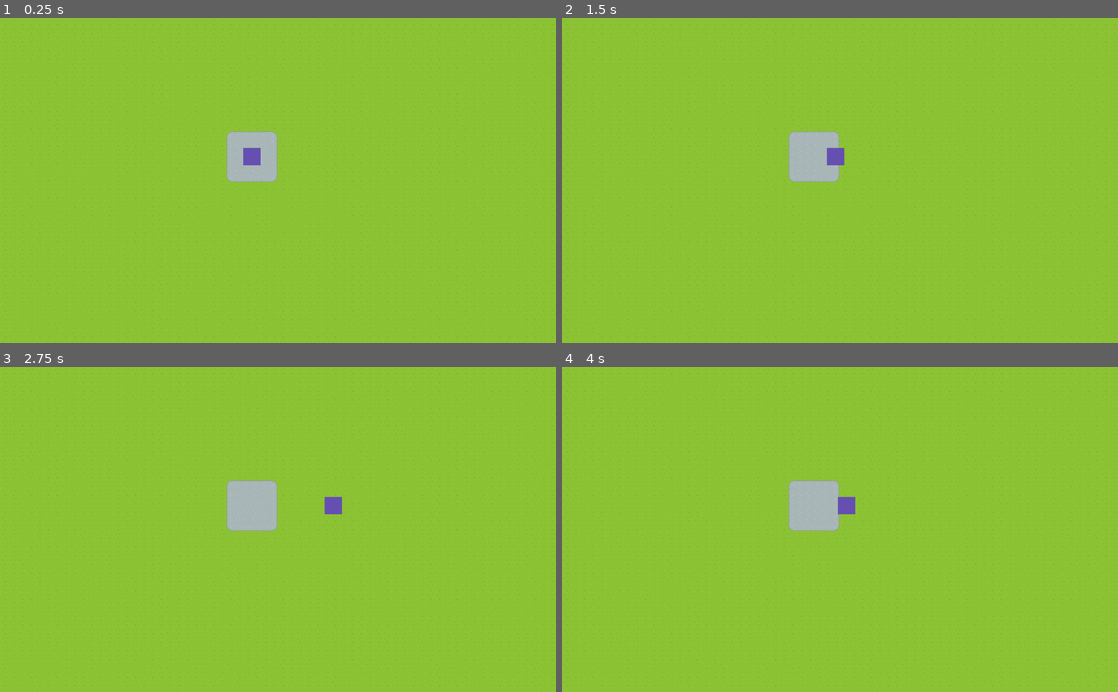
Above: before the commit, frames 1-4 (two rows, left to right).
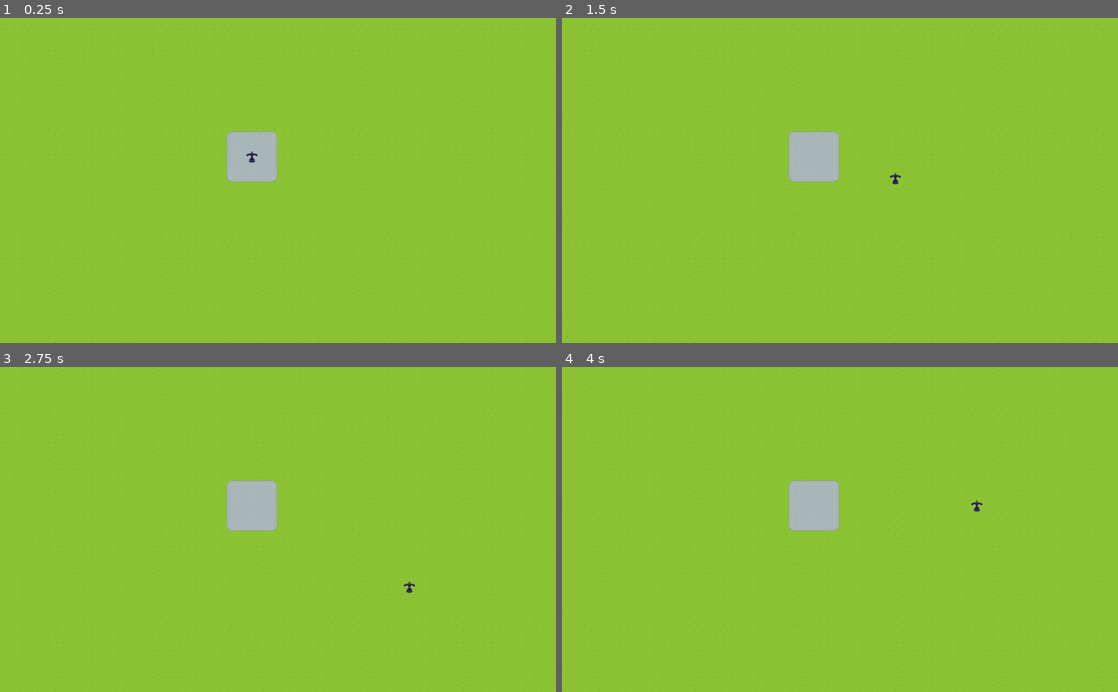
Above: after the commit, the same moments.

Repository: acleverpun/waves
Game: Godot game, scene res://src/states/main.tscn
Same seed, same stepped clock (60 frames per second), same inputs: the game is played once before the commit and once after it.
Inputs:
- Up to frame 1 (0.25 s): no input
- Up to frame 2 (1.5 s): tap Enter at 0.5 s; hold U (move.right, bound only after the commit) 0.53-1.28 s; tap Space at 1.25 s; hold E (move.down, bound only after the commit) from 1.28 s (still down)
- Up to frame 3 (2.75 s): release E (move.down, bound only after the commit) at 2.03 s; hold U (move.right, bound only after the commit) from 2.03 s (still down)
- Up to frame 4 (4 s): release U (move.right, bound only after the commit) at 2.78 s; hold . (move.up, bound only after the commit) 2.78-3.53 s; tap Enter at 3.5 s; hold A (move.left, bound only before the commit) from 3.53 s (still down)

The runs differ from the first frame. In frame 1, 0.2% of the frame differs, in the area x 43-47%, y 39-46%; in frame 2, 0.2%, in the area x 47-61%, y 39-52%; in frame 3, 0.2%; in frame 4, 0.2%.

Commit message:
Displayed model instead of polygon.
Signed-off-by: Ross Hadden <rosshadden@gmail.com>

Diff:
--- a/project.godot
+++ b/project.godot
@@ -42,22 +42,22 @@
 }
 move.up={
 "deadzone": 0.5,
-"events": [ Object(InputEventKey,"resource_local_to_scene":false,"resource_name":"","device":0,"alt":false,"shift":false,"control":false,"meta":false,"command":false,"pressed":false,"scancode":44,"unicode":0,"echo":false,"script":null)
+"events": [ Object(InputEventKey,"resource_local_to_scene":false,"resource_name":"","device":0,"alt":false,"shift":false,"control":false,"meta":false,"command":false,"pressed":false,"scancode":46,"unicode":0,"echo":false,"script":null)
  ]
 }
 move.down={
 "deadzone": 0.5,
-"events": [ Object(InputEventKey,"resource_local_to_scene":false,"resource_name":"","device":0,"alt":false,"shift":false,"control":false,"meta":false,"command":false,"pressed":false,"scancode":79,"unicode":0,"echo":false,"script":null)
+"events": [ Object(InputEventKey,"resource_local_to_scene":false,"resource_name":"","device":0,"alt":false,"shift":false,"control":false,"meta":false,"command":false,"pressed":false,"scancode":69,"unicode":0,"echo":false,"script":null)
  ]
 }
 move.left={
 "deadzone": 0.5,
-"events": [ Object(InputEventKey,"resource_local_to_scene":false,"resource_name":"","device":0,"alt":false,"shift":false,"control":false,"meta":false,"command":false,"pressed":false,"scancode":65,"unicode":0,"echo":false,"script":null)
+"events": [ Object(InputEventKey,"resource_local_to_scene":false,"resource_name":"","device":0,"alt":false,"shift":false,"control":false,"meta":false,"command":false,"pressed":false,"scancode":79,"unicode":0,"echo":false,"script":null)
  ]
 }
 move.right={
 "deadzone": 0.5,
-"events": [ Object(InputEventKey,"resource_local_to_scene":false,"resource_name":"","device":0,"alt":false,"shift":false,"control":false,"meta":false,"command":false,"pressed":false,"scancode":69,"unicode":0,"echo":false,"script":null)
+"events": [ Object(InputEventKey,"resource_local_to_scene":false,"resource_name":"","device":0,"alt":false,"shift":false,"control":false,"meta":false,"command":false,"pressed":false,"scancode":85,"unicode":0,"echo":false,"script":null)
  ]
 }
 
--- a/src/actors/player.gd
+++ b/src/actors/player.gd
@@ -1 +1,7 @@
 extends KinematicBody2D
+
+onready var viewport = get_node("viewport")
+onready var sprite = get_node("sprite")
+
+func _ready():
+	sprite.texture = viewport.get_texture()
--- a/src/actors/player.tscn
+++ b/src/actors/player.tscn
@@ -1,16 +1,30 @@
-[gd_scene load_steps=3 format=2]
+[gd_scene load_steps=4 format=2]
 
 [ext_resource path="res://src/actors/player.gd" type="Script" id=1]
 [ext_resource path="res://src/components/mover.tscn" type="PackedScene" id=2]
+[ext_resource path="res://assets/models/mage.dae" type="PackedScene" id=3]
 
 [node name="player" type="KinematicBody2D"]
 script = ExtResource( 1 )
 
-[node name="collisionPolygon2D" type="CollisionPolygon2D" parent="."]
+[node name="collision" type="CollisionPolygon2D" parent="."]
 polygon = PoolVector2Array( -16, -16, 16, -16, 16, 16, -16, 16 )
 
-[node name="polygon2D" type="Polygon2D" parent="."]
+[node name="polygon" type="Polygon2D" parent="."]
+visible = false
 color = Color( 0.4, 0.313726, 0.698039, 1 )
 polygon = PoolVector2Array( -16, -16, 16, -16, 16, 16, -16, 16 )
 
 [node name="mover" parent="." instance=ExtResource( 2 )]
+
+[node name="sprite" type="Sprite" parent="."]
+rotation = 3.14159
+
+[node name="viewport" type="Viewport" parent="."]
+size = Vector2( 20, 30 )
+transparent_bg = true
+
+[node name="camera" type="Camera" parent="viewport"]
+transform = Transform( 1, 0, 0, 0, 0.642788, 0.766044, 0, -0.766044, 0.642788, 0, 12, 10 )
+
+[node name="model" parent="viewport" instance=ExtResource( 3 )]
